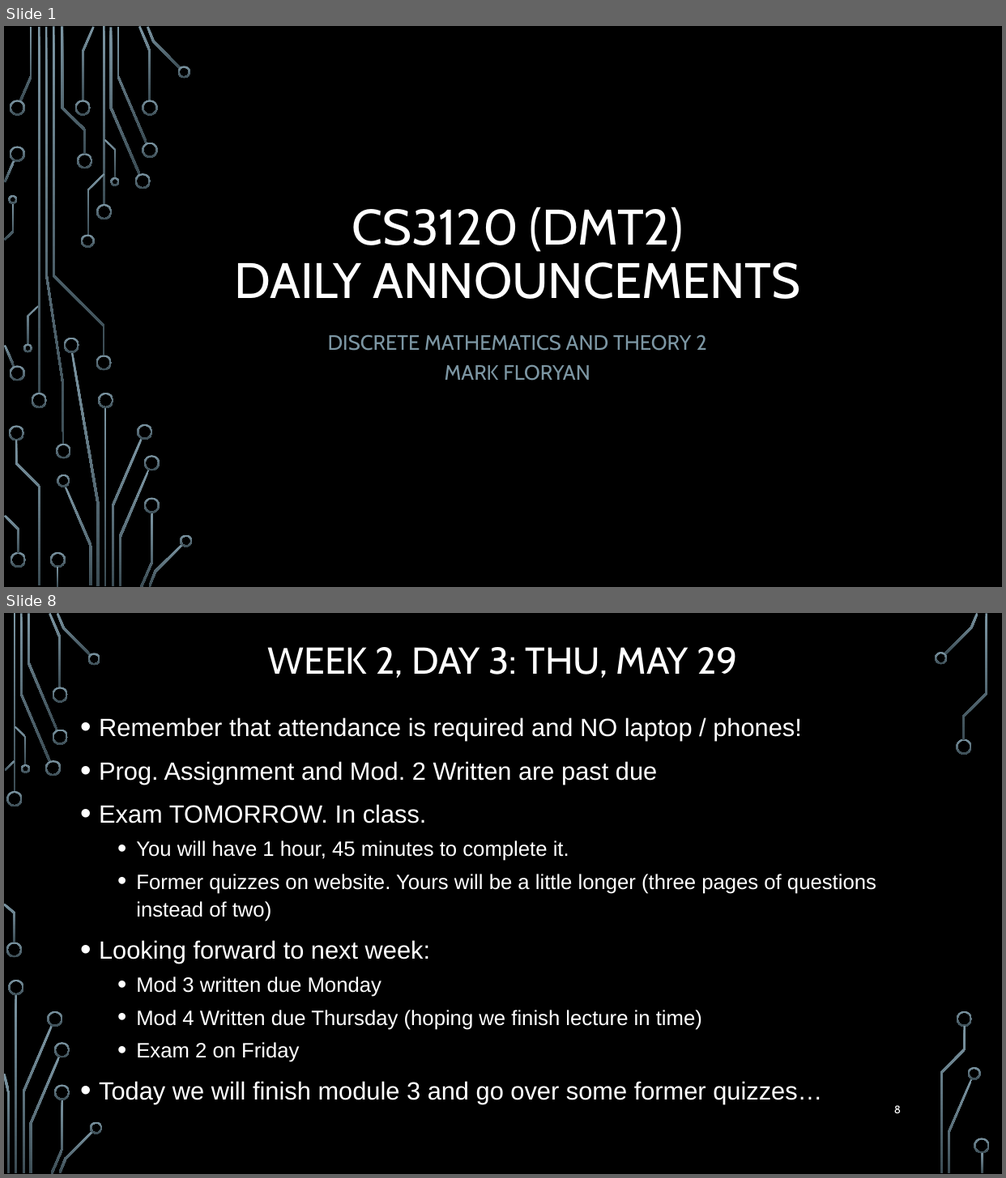
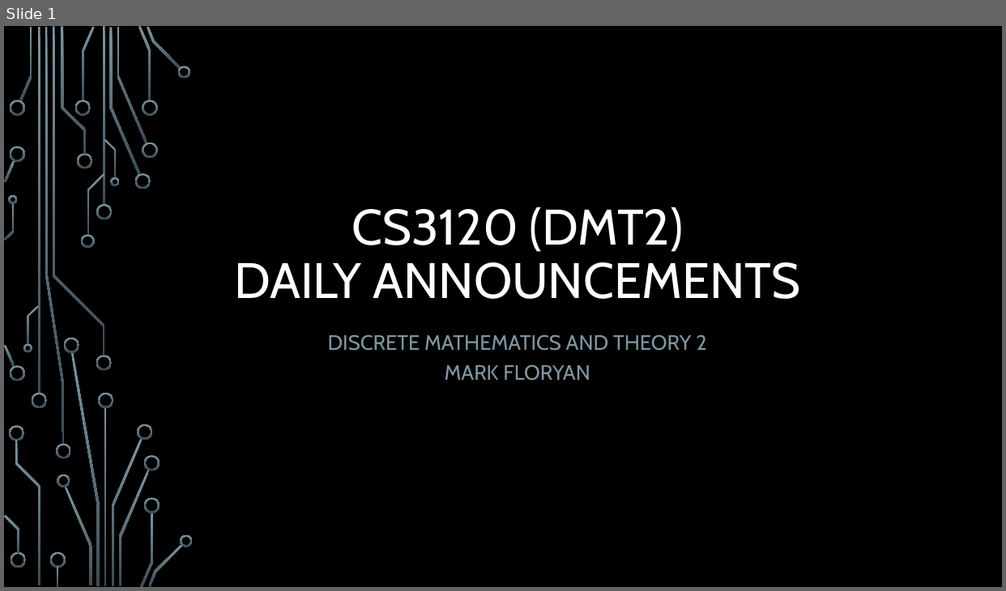
Before and after one commit to markfloryan/dmt2, a slide deck: slides/00-DailyAnnouncements.pptx. Shown one above the other, each under a label of ours: slides 1 and 8 before the commit, slide 1 after it; the slides between them are not shown. The pictures are 1006x1178 and 1006x591 pixels, drawn with LibreOffice and Linux fonts; fonts in the diff are those of the drawing; background and template pictures are left out. Boxes give left, top, right and bottom in pixels: in the first picture for what was removed or moved away, otherwise in the second. Text is boxed around its words. In the diff, an @@ line names an element or a change of style, - is before the commit and + after.

```diff
--- a/slides/00-DailyAnnouncements.pptx
+++ b/slides/00-DailyAnnouncements.pptx
@@ slide 8 removed at (4, 613, 1002, 1174), background picture (left out) @@
@@ title removed at (268, 647, 738, 678) @@
-WEEK 2, DAY 3: THU, MAY 29
@@ text removed at (99, 717, 876, 1105) @@
-• Remember that attendance is required and NO laptop / phones!
-• Prog. Assignment and Mod. 2 Written are past due
-• Exam TOMORROW. In class.
-  • You will have 1 hour, 45 minutes to complete it.
-  • Former quizzes on website. Yours will be a little longer (three pages of questions instead of two)
-• Looking forward to next week:
-  • Mod 3 written due Monday
-  • Mod 4 Written due Thursday (hoping we finish lecture in time)
-  • Exam 2 on Friday
-• Today we will finish module 3 and go over some former quizzes…
@@ page number removed at (894, 1105, 901, 1114) @@
-8
@@ group removed at (4, 613, 990, 1174): 33 freeform shapes, 3 rectangles @@
```
Also in this commit, not shown: 1 slide changed, 1 slide added, 14 other slides removed, 1 other file.
